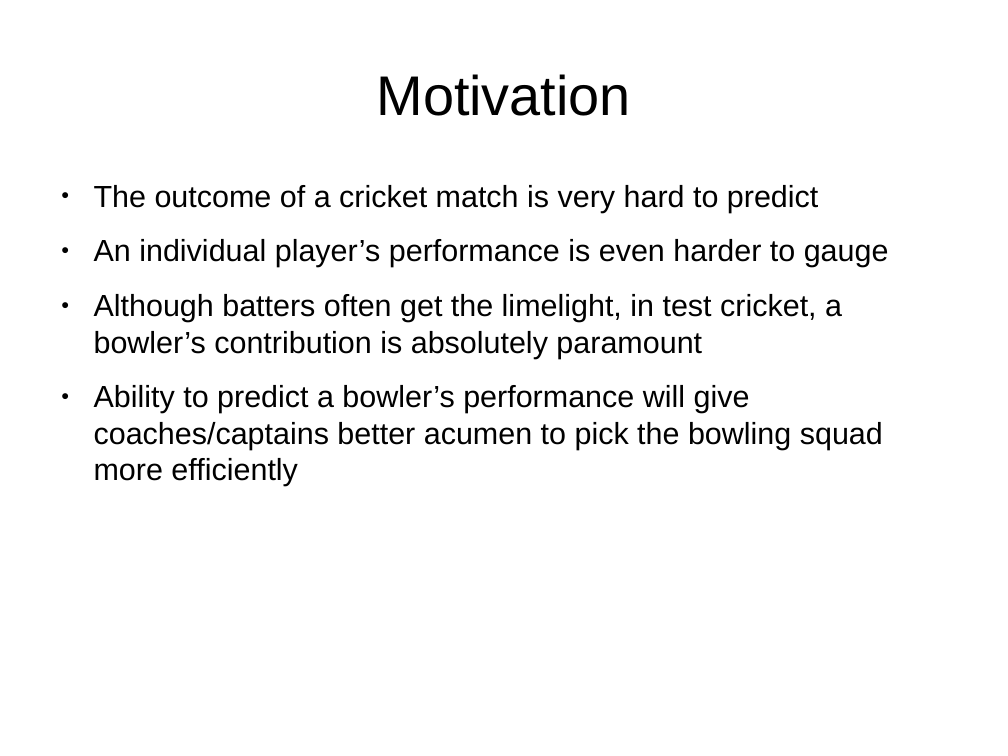
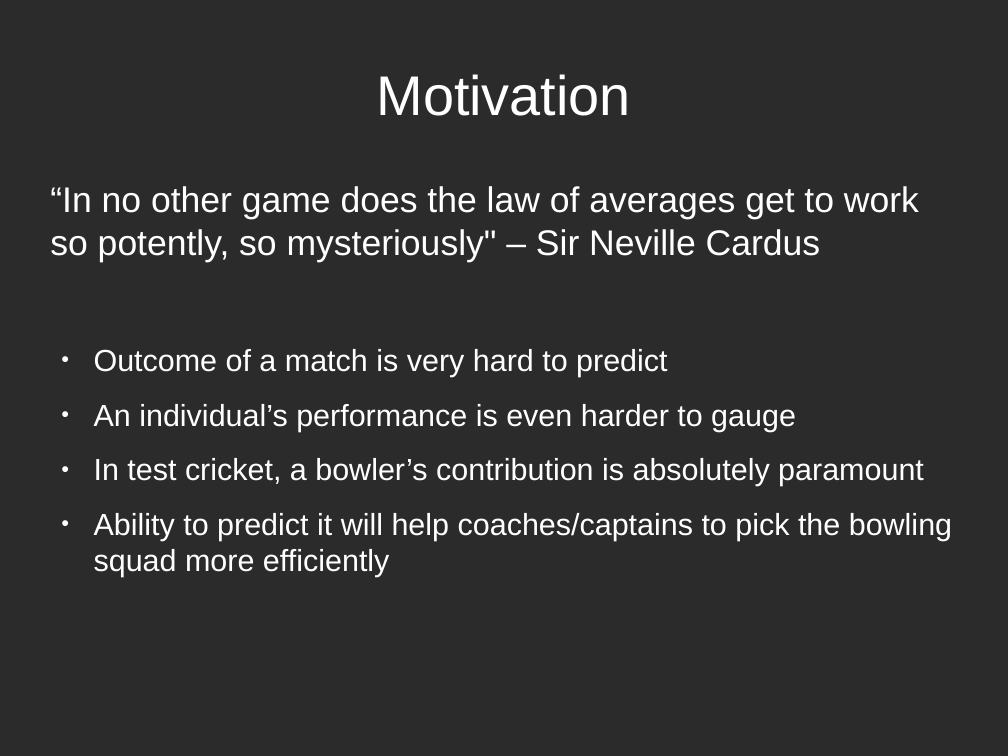
Before and after one commit to prantik-ghosh/bowling_performance_predictor_in_test_cricket, a slide deck: slide 2 of prantik_presentation_outline.odp. Drawn at 1008x756 pixels with LibreOffice and Linux fonts; fonts in the diff are those of the drawing; background and template pictures are left out; a plain dark background stands for a picture behind light text. Boxes give left, top, right and bottom in pixels: in the first picture for what was removed or moved away, otherwise in the second. Text is boxed around its words. In the diff, an @@ line names an element or a change of style, - is before the commit and + after.

```diff
--- a/prantik_presentation_outline.odp
+++ b/prantik_presentation_outline.odp
@@ background #FFFFFF to picture (left out) @@
@@ title "Motivation" at box(376, 74, 630, 116): text colour #000000 to #FFFFFF @@
@@ text at box(50, 186, 952, 577): text changed; text colour #000000 to #FFFFFF @@
-● The outcome of a cricket match is very hard to predict
-● An individual player’s performance is even harder to gauge
-● Although batters often get the limelight, in test cricket, a bowler’s contribution is absolutely paramount
-● Ability to predict a bowler’s performance will give coaches/captains better acumen to pick the bowling squad more efficiently
+“In no other game does the law of averages get to work so potently, so mysteriously" – Sir Neville Cardus
+● Outcome of a match is very hard to predict
+● An individual’s performance is even harder to gauge
+● In test cricket, a bowler’s contribution is absolutely paramount
+● Ability to predict it will help coaches/captains to pick the bowling squad more efficiently
```
Also in this commit, not shown: 11 other slides changed, 2 slides added, 3 slides removed, 3 other files.
